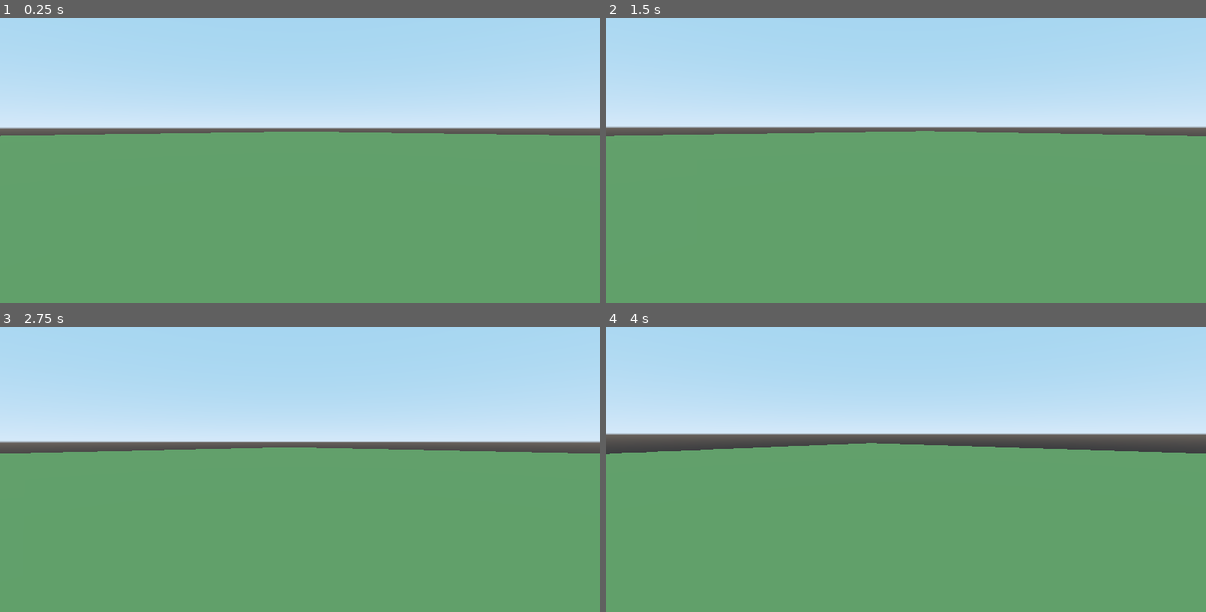
Above: before the commit, frames 1-4 (two rows, left to right).
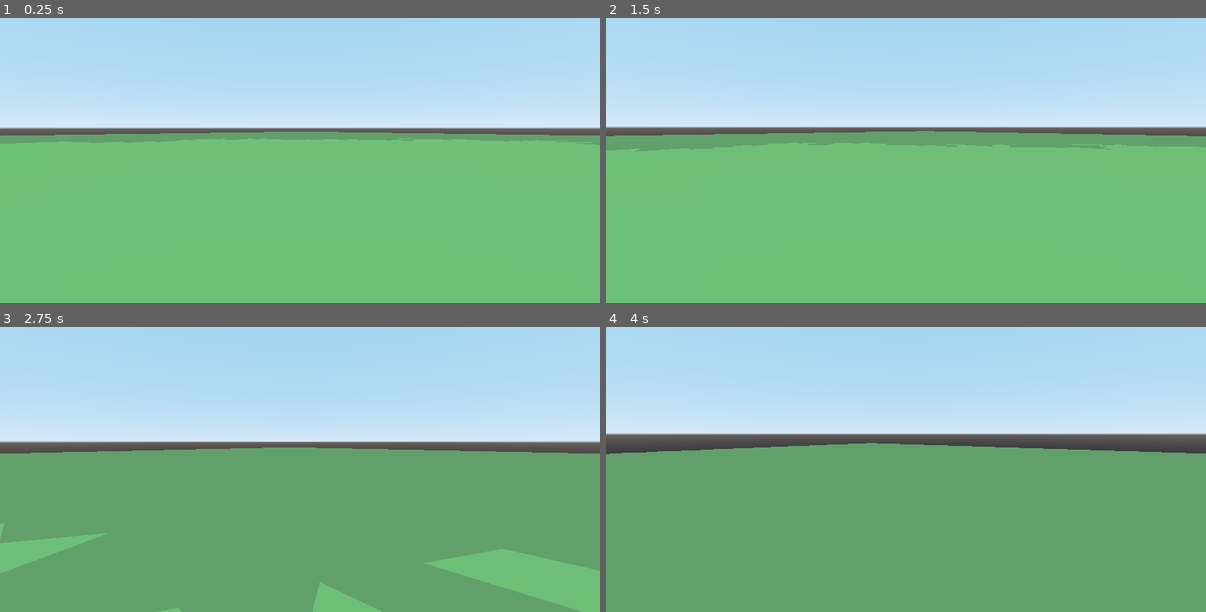
Above: after the commit, the same moments.

Repository: MichaelReel/Terrain_Scratch_2023
Game: Godot game, scene res://Main.tscn
Two runs of this game, one before a commit and one after it. Both use one fixed random seed, a clock stepped at 60 frames per second and the inputs below.
Inputs (mouse positions are in pixels of both pictures, inside the frame that each line leads up to):
- Up to frame 1 (0.25 s): no input
- Up to frame 2 (1.5 s): tap Enter at 0.5 s; move the mouse to (936, 126) at 0.52 s; hold W (forward) from 0.53 s (still down); move the mouse to (876, 129) at 1.27 s
- Up to frame 3 (2.75 s): keep holding W (forward); move the mouse to (312, 429) at 2.02 s
- Up to frame 4 (4 s): keep holding W (forward); move the mouse to (900, 443) at 2.77 s; tap Space (up) at 3.5 s; move the mouse to (948, 441) at 3.52 s

The runs differ from the first frame. In frame 1, 57% of the frame differs, in the area x 0-100%, y 42-100%; in frame 2, 55%; in frame 3, 4.9%; in frame 4, nothing differs.

Commit message:
Added the primary island area draw

Diff:
--- a/lib/geometry/Edge.gd
+++ b/lib/geometry/Edge.gd
@@ -4,8 +4,8 @@
 
 var _a: Vertex
 var _b: Vertex
-var _borders: Array
-var _river: Array
+var _borders: Array  # Array[Triangle]
+var _river: Array  # Array[Edge]
 
 func _init(a: Vertex, b: Vertex) -> void:
 	if Vertex.sort_vert_inv_hortz(a, b):
@@ -16,10 +16,10 @@
 		_b = a
 	_borders = []
 
-func get_points() -> Array:
+func get_points() -> Array:  # -> Array[Vertex]
 	return [_a, _b]
 
-func get_bordering_triangles() -> Array:
+func get_bordering_triangles() -> Array:  # -> Array[Triangle]
 	return _borders
 
 func has_point(point: Vertex) -> bool:
--- a/lib/geometry/Grid.gd
+++ b/lib/geometry/Grid.gd
@@ -5,9 +5,9 @@
 var _color: Color
 var _tri_side: float
 var _tri_height: float
-var _grid_points: Array = []  # Array of rows of points
-var _grid_lines: Array = []
-var _grid_tris: Array = []  # Array of rows of triangles
+var _grid_points: Array = []  # Array[Array[Vertex]]
+var _grid_lines: Array = []  # Array[Edge]
+var _grid_tris: Array = []  # Array[Array[Triangle]]
 var _cell_count: int = 0
 var _debug_content: String = ""
 
@@ -58,9 +58,29 @@
 
 	_update_debug_content()
 
-func get_point_rows() -> Array:
+func get_point_rows() -> Array:  # Array[Array[Vertex]]
 	"""Returns the array of rows of points"""
 	return _grid_points
+
+func get_cell_count() -> int:
+	return _cell_count
+
+func get_island_points() -> Array:  # Array[Vertex]
+	var point_list: Array = []
+	for row in _grid_points:
+		for point in row:
+			if _point_is_not_sea(point):
+				point_list.append(point)
+	return point_list
+
+func get_triangles() -> Array:  # Array[Array[Triangles]]
+	"""Returns array of arrays of triangles in a grid layout"""
+	return _grid_tris
+
+func get_middle_triangle() -> Triangle:
+	"""Get a middle(ish) triangle"""
+	var mid_row = _grid_tris[_grid_tris.size() / 2]
+	return mid_row[mid_row.size() / 2]
 
 func _add_grid_line(a: Vertex, b: Vertex) -> void:
 	var new_line := Edge.new(a, b)
@@ -92,19 +112,8 @@
 			points.append(_grid_points[row+1][(col/2)+1])
 	return Triangle.new(points, row, col)
 
-func get_cell_count() -> int:
-	return _cell_count
-
 func _point_is_not_sea(point: Vertex) -> bool:
 	return not point.has_polygon_with_parent(null)
-
-func get_island_points() -> Array:
-	var point_list: Array = []
-	for row in _grid_points:
-		for point in row:
-			if _point_is_not_sea(point):
-				point_list.append(point)
-	return point_list
 
 func _update_debug_content() -> void:
 	# Just list the last few rows
@@ -113,7 +122,3 @@
 		for col in range(len(_grid_tris[row])-6, len(_grid_tris[row])):
 			_debug_content += str(_grid_tris[row][col]) + "\n"
 		_debug_content += "\n"
-
-func get_triangles() -> Array:
-	"""Returns array of arrays of triangles in a grid layout"""
-	return _grid_tris
--- a/lib/geometry/Triangle.gd
+++ b/lib/geometry/Triangle.gd
@@ -2,15 +2,15 @@
 extends Model
 """Triangle data model and tools"""
 
-var _points: Array
+var _points: Array  # Array[Vertex]
 var _index_row: int
 var _index_col: int
-var _edges: Array
-var _neighbours: Array = []
-var _corner_neighbours: Array = []
+var _edges: Array  # Array[Edge]
+var _neighbours: Array = []  # Array[Triangle]
+var _corner_neighbours: Array = []  # Array[Triangle]
 var _parent: Object = null
 
-func _init(points: Array, index_col: int, index_row: int) -> void:
+func _init(points: Array, index_col: int, index_row: int) -> void:  # points: Array[Vertex]
 	_points = points
 	_index_col = index_col
 	_index_row = index_row
@@ -24,6 +24,9 @@
 	for edge in _edges:
 		edge.set_border_of(self)
 
+func _to_string() -> String:
+	return "%d,%d: %s" % [_index_row, _index_col, _points]
+
 func update_neighbours_from_edges() -> void:
 	for edge in _edges:
 		for tri in edge.get_bordering_triangles():
@@ -34,13 +37,60 @@
 			if not tri in _neighbours and not tri in _corner_neighbours and not tri == self:
 				_corner_neighbours.append(tri)
 
-func _to_string() -> String:
-	return "%d,%d: %s" % [_index_row, _index_col, _points]
+func get_neighbours_with_parent(parent: Object) -> Array:  # (parent: Region | null) -> Array[Triangle]
+	var parented_neighbours = []
+	for neighbour in _neighbours:
+		if neighbour.get_parent() == parent:
+			parented_neighbours.append(neighbour)
+	return parented_neighbours
+
+func count_neighbours_with_parent(parent: Object) -> int:  # (parent: Region | null)
+	return get_neighbours_with_parent(parent).size()
+
+func get_corner_neighbours_with_parent(parent: Object) -> Array:  # (parent: Region | null) -> Array[Triangle]
+	var parented_corner_neighbours = []
+	for corner_neighbour in _corner_neighbours:
+		if corner_neighbour.get_parent() == parent:
+			parented_corner_neighbours.append(corner_neighbour)
+	return parented_corner_neighbours
+
+func count_corner_neighbours_with_parent(parent: Object) -> int:  # (parent: Region | null)
+	return get_corner_neighbours_with_parent(parent).size()
+
+func get_neighbour_borders_with_parent(parent: Object) -> Array:  # (parent: Region | null) -> Array[Edge]
+	var borders : Array = []
+	for edge in _edges:
+		for tri in edge.get_bordering_triangles():
+			if tri != self and tri.get_parent() == parent:
+				borders.append(edge)
+	return borders
+
+func set_parent(parent: Object) -> void:  # (parent: Region | null)
+	_parent = parent
+
+func is_on_grid_boundary() -> bool:
+	return len(_neighbours) < len(_edges)
+
+func get_edges_on_grid_boundary() -> Array:
+	var boundary_edges : Array = []
+	for edge in _edges:
+		if len(edge.get_bordering_triangles()) == 1:
+			boundary_edges.append(edge)
+	return boundary_edges
 
 func get_color():  # -> Color | null:
 	if _parent:
 		return _parent.get_color()
 	return null
 
-func get_vertices() -> Array:
+func get_vertices() -> Array:  # Array[Vertex]
 	return _points
+
+func get_edges() -> Array:  # Array[Edge]
+	return _edges
+
+func get_parent() -> Object:  # -> Region | null
+	return _parent
+
+func get_neighbours() -> Array:  # -> Array[Triangle]
+	return _neighbours
--- a/lib/geometry/Vertex.gd
+++ b/lib/geometry/Vertex.gd
@@ -3,24 +3,19 @@
 """Vertex data model and tools"""
 
 var _pos: Vector3
-var _connections: Array
-var _polygons: Array
+var _connections: Array  # Array[Edge]
+var _triangles: Array  # Array[Triangles]
 var _height_set: bool = false
 
 func _init(x: float, z: float) -> void:
 	_pos = Vector3(x, 0.0, z)
 	_connections = []
-	_polygons = []
+	_triangles = []
 
-func add_connection(edge) -> void:  # (edge: Edge)
-	if not edge in _connections:
-		_connections.append(edge)
+func _to_string() -> String:
+	return str(_pos)
 
-func add_polygon(triangle) -> void:  # (triangle: Triangle)
-	if not triangle in _polygons:
-		_polygons.append(triangle)
-
-func get_connection_to_point(point: Vertex):  # --> Edge | null
+func get_connection_to_point(point: Vertex) -> Object:  # --> Edge | null
 	for con in _connections:
 		if con.other_point(self) == point:
 			return con
@@ -29,11 +24,28 @@
 func has_connection_to_point(point: Vertex) -> bool:
 	return get_connection_to_point(point) != null
 
-func get_triangles() -> Array:
-	return _polygons
+func has_polygon_with_parent(parent: Object) -> bool:  # (parent: Region | null)
+	for triangle in _triangles:
+		if triangle.get_parent() == parent:
+			return true
+	return false
 
-func _to_string() -> String:
-	return str(_pos)
+func add_connection(edge: Object) -> void:  # (edge: Edge)
+	if not edge in _connections:
+		_connections.append(edge)
+
+func add_polygon(triangle: Object) -> void:  # (triangle: Triangle)
+	if not triangle in _triangles:
+		_triangles.append(triangle)
+
+func get_vector() -> Vector3:
+	return _pos
+
+func get_connections() -> Array:
+	return _connections
+
+func get_triangles() -> Array:  # -> Array[Triangle]
+	return _triangles
 
 static func sort_vert_inv_hortz(a: Vertex, b: Vertex) -> bool:
 	"""This will sort by Y desc, then X asc"""
@@ -42,6 +54,3 @@
 	elif a._pos.y == b._pos.y and a._pos.x < b._pos.x:
 			return true
 	return false
-
-func get_vector() -> Vector3:
-	return _pos
--- /dev/null
+++ b/lib/terrain/IslandStage.gd
@@ -0,0 +1,30 @@
+class_name IslandStage
+extends Stage
+"""Stage for creating the initial island surface area"""
+
+var _grid: Grid
+var _island_region: Region
+var _cell_limit: int
+var _expansion_done: bool = false
+var _perimeter_done: bool = false
+var _rng := RandomNumberGenerator.new()
+
+func _init(grid: Grid, land_color: Color, cell_limit: int, rng_seed: int):
+	_grid = grid
+	var start_triangle = grid.get_middle_triangle()
+	_island_region = Region.new(start_triangle, land_color)
+	_cell_limit = cell_limit
+	_rng.seed = rng_seed
+
+func perform() -> void:
+	while not _expansion_done or not _perimeter_done:
+		if not _expansion_done:
+			_island_region.expand_into_parent(_rng)
+
+			if _island_region.get_cell_count() >= _cell_limit:
+				_expansion_done = true
+			continue
+
+		if not _perimeter_done:
+			var _lines := _island_region.get_perimeter_lines()
+			_perimeter_done = true
--- /dev/null
+++ b/lib/terrain/Region.gd
@@ -0,0 +1,167 @@
+class_name Region
+extends Utils
+"""A specific area that a grid cell can belong to"""
+
+var _parent  # Region | null
+var _color: Color
+var _cells: Array = []  # Array[Triangle]
+var _perimeter_points: Array = []  # Array[Vertex]
+var _perimeter_lines: Array = []  # Array[Edge]
+var _inner_perimeter: Array = []  # Array[Vertex]
+var _region_front: Array  # Array[Triangle
+var _exit_point: Vertex
+var _perimeter_height: float = 0.0
+var _perimeter_outlined: bool = false
+
+func _init(start_triangle: Triangle, color: Color, parent: Region = null) -> void:
+	_parent = parent
+	_color = color
+	_region_front = [start_triangle]
+
+func add_triangle_as_cell(triangle: Triangle) -> void:
+	# Integrate this cell from the the region edges
+	triangle.set_parent(self)
+	_cells.append(triangle)
+	_region_front.erase(triangle)
+
+	# Add neighbours with specific parent to the region frontier
+	for neighbour in triangle.get_neighbours_with_parent(_parent):
+		if not neighbour in _region_front:
+			_region_front.append(neighbour)
+
+	# Preload edges on the grid boundary into perimeter_lines
+	if triangle.is_on_grid_boundary():
+		_perimeter_lines.append_array(triangle.get_edges_on_grid_boundary())
+
+func remove_triangle_as_cell(triangle: Triangle) -> void:
+	triangle.set_parent(_parent)
+	_cells.erase(triangle)
+
+func expand_into_parent(rng: RandomNumberGenerator) -> void:
+	shuffle(rng, _region_front)
+	add_triangle_as_cell(_region_front.back())
+
+func expand_margins() -> void:
+	var border_cells: Array = []
+	for cell in _cells:
+		if cell.count_neighbours_with_parent(self) < 3:
+			border_cells.append(cell)
+		elif cell.count_corner_neighbours_with_parent(self) < 9:
+			border_cells.append(cell)
+	# Return the border cells to the parent
+	for border_cell in border_cells:
+		remove_triangle_as_cell(border_cell)
+
+func get_some_triangles(count: int, rng: RandomNumberGenerator) -> Array:  # -> Array[Triangle]
+	"""Get upto count random cells from this region"""
+	var actual_count := int(min(count, len(_cells)))
+	var random_cells = _cells.slice(0, actual_count)
+	shuffle(rng, random_cells)
+	return random_cells
+
+func identify_perimeter_points() -> void:
+	var region_points : Array = _get_points_in_region()
+	for point in region_points:
+		if point.has_polygon_with_parent(_parent):
+			_perimeter_points.append(point)
+
+	for outer_point in _perimeter_points:
+		for point in outer_point.get_connected_points():
+			if (
+				not point in _perimeter_points
+				and point in region_points
+				and not point in _inner_perimeter
+			):
+				_inner_perimeter.append(point)
+
+func get_color() -> Color:
+	return _color
+
+func get_outer_perimeter_points() -> Array:
+	return _perimeter_points
+
+func get_inner_perimeter_points() -> Array:
+	return _inner_perimeter
+
+func has_exit_point() -> bool:
+	return true if _exit_point else false
+
+func set_exit_point(point: Vertex) -> void:
+	_exit_point = point
+
+func get_exit_point() -> Vertex:
+	return _exit_point
+
+func get_cell_count() -> int:
+	return len(_cells)
+
+func set_water_height(perimeter_height: float) -> void:
+	_perimeter_height = perimeter_height
+
+func get_perimeter_lines() -> Array:  # -> Array[Vertex]
+	if _perimeter_outlined:
+		return _perimeter_lines
+
+	var region_front := _region_front.duplicate()
+
+	# using the _region_front, get all the lines joining to parented cells
+	while not region_front.empty():
+		var outer_triangle : Triangle = region_front.pop_back()
+		var borders : Array = outer_triangle.get_neighbour_borders_with_parent(self)
+		_perimeter_lines.append_array(borders)
+
+	# Identify chains by tracking each point in series of perimeter lines
+	var chains: Array = _get_chains_from_lines(_perimeter_lines)
+
+	# Set the _perimeter to the longest chain
+	var max_chain: Array = chains.back()
+	for chain in chains:
+		if len(max_chain) < len(chain):
+			max_chain = chain
+
+	_perimeter_lines = max_chain
+
+	# Include threshold triangles that are not on the perimeter path
+	_add_non_perimeter_boundaries()
+
+	_perimeter_outlined = true
+	return _perimeter_lines
+
+func _add_non_perimeter_boundaries() -> void:
+	"""
+	Find triangles on the boundary front that aren't against the perimeter and
+	assume they're inside the total shape. Add them and any unparented neighbours
+	to the blob.
+	"""
+	# TODO: Potentially refactor this with add_triangle_as_cell
+	var remove_from_front: Array = []
+	# Discover all the non perimeter triangles
+	for front_triangle in _region_front:
+		var has_edge_in_perimeter := false
+		for edge in front_triangle.get_edges():
+			if edge in _perimeter_lines:
+				has_edge_in_perimeter = true
+				break
+		# This frontier triangle does not have an edge on the main perimeter
+		# This is basically add_triangle_as_cell but with a delayed erase
+		if not has_edge_in_perimeter:
+			front_triangle.set_parent(self)
+			_cells.append(front_triangle)
+			remove_from_front.append(front_triangle)
+			# Is there are any triangles adjacent that are null parented, add to end of _region_front
+			for neighbour_triangle in front_triangle.get_neighbours():
+				if neighbour_triangle.get_parent() == null and not neighbour_triangle in _region_front:
+					_region_front.append(neighbour_triangle)
+
+	# Remove non-perimeter triangles from the frontier, delayed erase
+	for front_triangle in remove_from_front:
+		_region_front.erase(front_triangle)
+
+func _get_points_in_region() -> Array:  # Array[Vertex]
+	"""Get all the points within the region"""
+	var points: Array = []
+	for triangle in _cells:
+		for point in triangle.get_points():
+			if not point in points:
+				points.append(point)
+	return points
--- /dev/null
+++ b/lib/terrain/Stage.gd
@@ -0,0 +1,5 @@
+class_name Stage
+extends Object
+"""
+Base interface for each stage
+"""
--- /dev/null
+++ b/lib/terrain/Utils.gd
@@ -0,0 +1,87 @@
+class_name Utils
+extends Object
+
+static func shuffle(rng: RandomNumberGenerator, target: Array) -> void:
+	for i in range(len(target)):
+		var j: int = rng.randi_range(0, len(target) - 1)
+		var swap = target[i]
+		target[i] = target[j]
+		target[j] =swap
+
+static func _get_chains_from_lines(perimeter: Array) -> Array:  # (perimeter: Array[Edge]) -> Array[Array[Edge]]
+	"""
+	Given an array of unordered Edges on the perimeter of a shape
+	Return an array, each element of which is an array of Edges ordered by
+	the path around the perimeter. One of the arrays will be the outer shape and the
+	rest will be internal "holes" in the shape.
+	"""
+	var perimeter_lines := perimeter.duplicate()
+	# Identify chains by tracking each point in series of perimeter lines
+	var chains: Array = []
+	while not perimeter_lines.empty():
+		# Next chain, pick the end of a line
+		var chain_done = false
+		var chain_flipped = false
+		var chain: Array = []
+		var next_chain_line: Edge = perimeter_lines.pop_back()
+		var start_chain_point: Vertex = next_chain_line.get_points().front()
+		var next_chain_point: Vertex = next_chain_line.other_point(start_chain_point)
+		# Follow the lines until we reach back to the beginning
+		while not chain_done:
+			chain.append(next_chain_line)
+
+			# Do we have a complete chain now?
+			if len(chain) >= 3 and chain.front().shares_a_point_with(chain.back()):
+				chains.append(chain)
+				chain_done = true
+				continue
+
+			# Which directions can we go from here?
+			var connections = next_chain_point.get_connections()
+			var directions: Array = []
+			for line in connections:
+				# Skip the current line
+				if line == next_chain_line:
+					continue
+				if perimeter_lines.has(line):
+					directions.append(line)
+
+			# If there's no-where to go, something went wrong
+			if len(directions) <= 0:
+				printerr("FFS: This line goes nowhere!")
+
+			# If there's only one way to go, go that way
+			elif len(directions) == 1:
+				next_chain_line = directions.front()
+				next_chain_point = next_chain_line.other_point(next_chain_point)
+				perimeter_lines.erase(next_chain_line)
+
+			else:
+				# Any links that link back to start of the current chain?
+				var loop = false
+				for line in directions:
+					if line.other_point(next_chain_point) == start_chain_point:
+						loop = true
+						next_chain_line = line
+						next_chain_point = next_chain_line.other_point(next_chain_point)
+						perimeter_lines.erase(line)
+
+				if not loop:
+					# Multiple directions with no obvious loop,
+					# Reverse the chain to extend it in the opposite direction
+					if chain_flipped:
+						# This chain has already been flipped, both ends are trapped
+						# Push this chain back into the pool of lines and try again
+						chain.append_array(perimeter_lines)
+						perimeter_lines = chain
+						chain_done = true
+						continue
+
+					chain.invert()
+					var old_start_point : Vertex = start_chain_point
+					start_chain_point = next_chain_point
+					next_chain_line = chain.pop_back()
+					next_chain_point = old_start_point
+					chain_flipped = true
+
+	return chains
--- a/project.godot
+++ b/project.godot
@@ -19,15 +19,35 @@
 "language": "GDScript",
 "path": "res://lib/geometry/Grid.gd"
 }, {
+"base": "Stage",
+"class": "IslandStage",
+"language": "GDScript",
+"path": "res://lib/terrain/IslandStage.gd"
+}, {
 "base": "Object",
 "class": "Model",
 "language": "GDScript",
 "path": "res://lib/geometry/Model.gd"
 }, {
+"base": "Utils",
+"class": "Region",
+"language": "GDScript",
+"path": "res://lib/terrain/Region.gd"
+}, {
+"base": "Object",
+"class": "Stage",
+"language": "GDScript",
+"path": "res://lib/terrain/Stage.gd"
+}, {
 "base": "Model",
 "class": "Triangle",
 "language": "GDScript",
 "path": "res://lib/geometry/Triangle.gd"
+}, {
+"base": "Object",
+"class": "Utils",
+"language": "GDScript",
+"path": "res://lib/terrain/Utils.gd"
 }, {
 "base": "Model",
 "class": "Vertex",
@@ -37,8 +57,12 @@
 _global_script_class_icons={
 "Edge": "",
 "Grid": "",
+"IslandStage": "",
 "Model": "",
+"Region": "",
+"Stage": "",
 "Triangle": "",
+"Utils": "",
 "Vertex": ""
 }
 
--- a/view/IslandMesh.gd
+++ b/view/IslandMesh.gd
@@ -2,9 +2,16 @@
 
 export (float) var edge_length: float = 10.0
 export (int) var edges_across: int = 100
+export (int) var land_cell_limit: int = 4000
+export (Color) var base_color: Color = Color8(24,64,24,255)
+export (Color) var land_color: Color = Color8(32,96,32,255)
 
 func _ready() -> void:
-	var grid = Grid.new(edge_length, edges_across, Color8(24,64,24,255))
+	var rng = RandomNumberGenerator.new()
+	var grid = Grid.new(edge_length, edges_across, base_color)
+	var island_stage = IslandStage.new(grid, land_color, land_cell_limit, rng.randi())
+	island_stage.perform()
+
 	var island_mesh: Mesh = get_mesh_from_grid(grid)
 	set_mesh(island_mesh)
 
